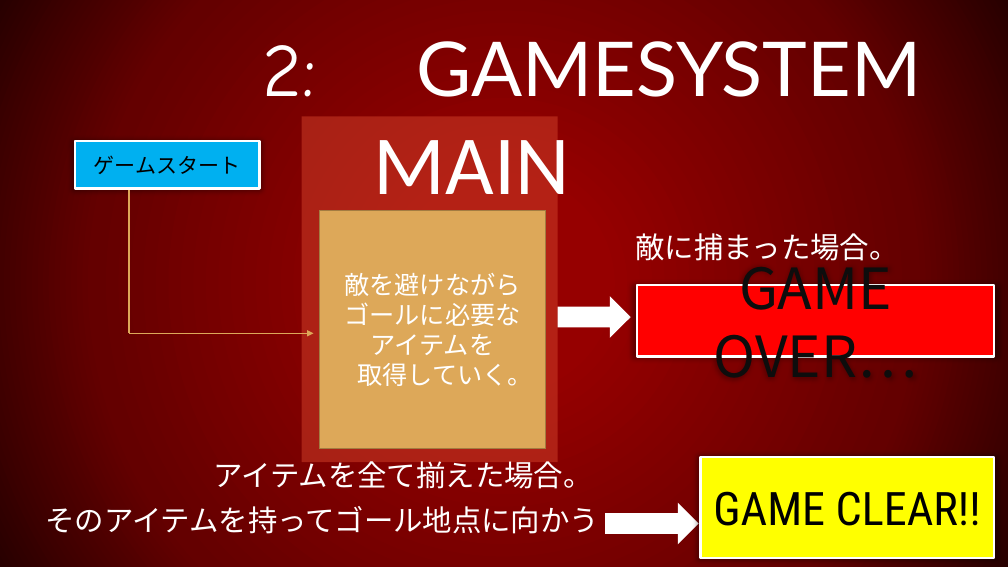
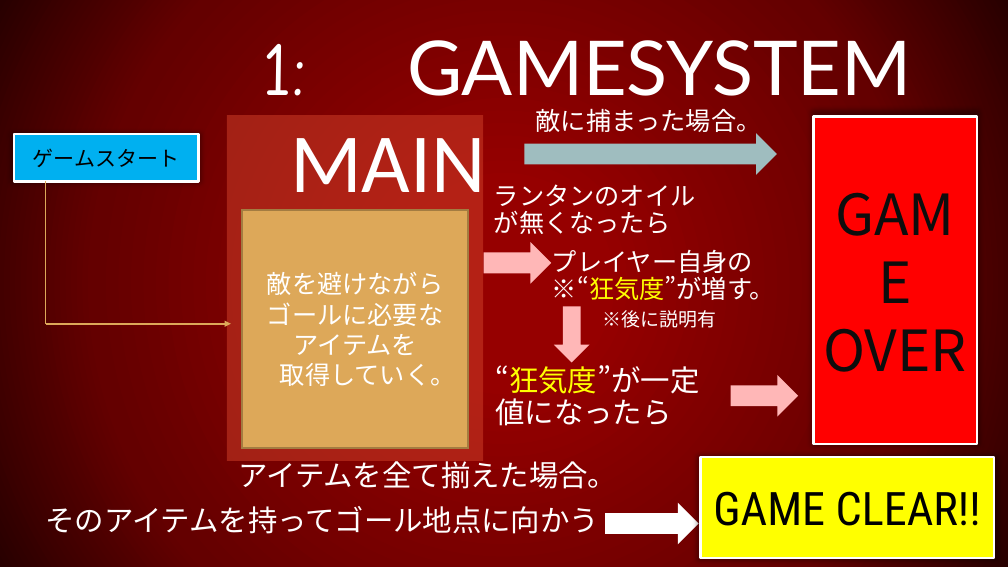
Before and after one commit to 1816025/UE4-Project, a slide deck: slide 2 of TEAM2020.pptx (slide 3 before the commit). Drawn at 1008x567 pixels with LibreOffice and Linux fonts; fonts in the diff are those of the drawing. Boxes give left, top, right and bottom in pixels: in the first picture for what was removed or moved away, otherwise in the second. Text is boxed around its words. In the diff, an @@ line names an element or a change of style, - is before the commit and + after.

Commit message:
パワポファイルの更新

```diff
--- a/TEAM2020.pptx
+++ b/TEAM2020.pptx
@@ title at bbox=[262, 30, 912, 119]: text changed @@
-2: GAMESYSTEM
+1: GAMESYSTEM
@@ rectangle: place and size @@
-rectangle at bbox=[302, 116, 558, 462]
+rectangle at bbox=[227, 115, 483, 461]
@@ text "MAIN": place and size @@
-text "MAIN" at bbox=[374, 140, 570, 214]
+text "MAIN" at bbox=[290, 138, 486, 212]
@@ text "敵に捕まった場合。": place and size @@
-text "敵に捕まった場合。" at bbox=[636, 233, 899, 267]
+text "敵に捕まった場合。" at bbox=[536, 108, 762, 137]
@@ text "敵に捕まった場合。" at bbox=[536, 108, 762, 137]: size 28 to 24 pt @@
@@ rectangle "GAME OVER": place and size @@
-rectangle "GAME OVER" at bbox=[637, 285, 994, 356]
+rectangle "GAME OVER" at bbox=[814, 116, 977, 444]
@@ rectangle "ゲームスタート": place and size @@
-rectangle "ゲームスタート" at bbox=[75, 141, 259, 189]
+rectangle "ゲームスタート" at bbox=[14, 134, 198, 181]
@@ right arrow: place and size @@
-right arrow at bbox=[557, 296, 631, 338]
+right arrow at bbox=[525, 133, 777, 175]
@@ right arrow at bbox=[525, 133, 777, 175]: fill #FFFFFF to #9FBDBF @@
@@ line moved from (129, 191) - (129, 333) to (45, 181) - (45, 324) @@
@@ text added at bbox=[494, 184, 696, 234], 24 pt, text #FFFFFF @@
+ランタンのオイル
+が無くなったら
@@ rectangle "敵を避けながら": place and size @@
-rectangle "敵を避けながら" at bbox=[319, 210, 545, 448]
+rectangle "敵を避けながら" at bbox=[242, 210, 468, 448]
@@ right arrow added at bbox=[484, 242, 551, 284], fill #FFB7B7 @@
@@ text added at bbox=[552, 250, 775, 300], 24 pt, text #FFFFFF @@
+プレイヤー自身の※“狂気度”が増す。
@@ arrow moved from (129, 333) - (313, 333) to (46, 324) - (231, 324) @@
@@ down arrow added at bbox=[554, 306, 589, 362], fill #FFB7B7 @@
@@ text added at bbox=[603, 310, 716, 328], 18 pt, text #FFFFFF @@
+※後に説明有
@@ text in rectangle at bbox=[824, 328, 967, 372]: text changed @@
-GAME OVER…
+GAME OVER
@@ text added at bbox=[495, 361, 699, 426], 28 pt, text #FFFFFF @@
+“狂気度”が一定値になったら
@@ right arrow added at bbox=[730, 375, 798, 417], fill #FFB7B7 @@
@@ text "アイテムを全て揃えた場合。": place and size @@
-text "アイテムを全て揃えた場合。" at bbox=[214, 456, 593, 489]
+text "アイテムを全て揃えた場合。" at bbox=[238, 456, 617, 489]
```
Also in this commit, not shown: 8 other slides changed, 4 slides added, 6 slides removed.
